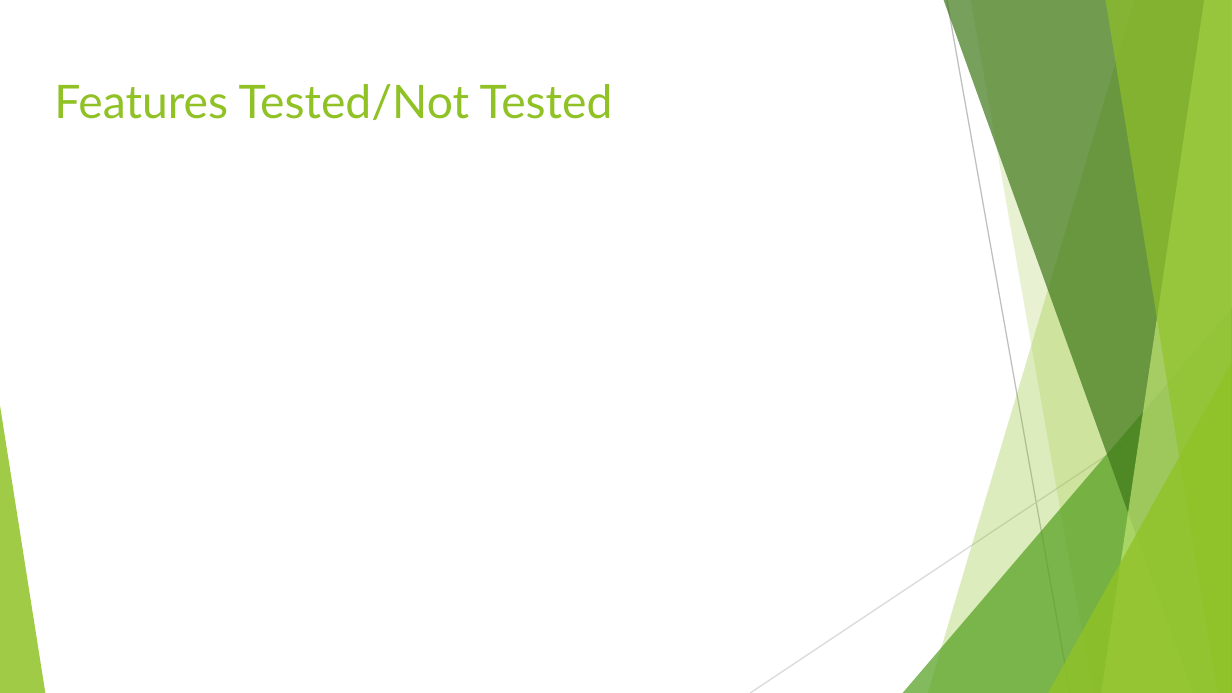
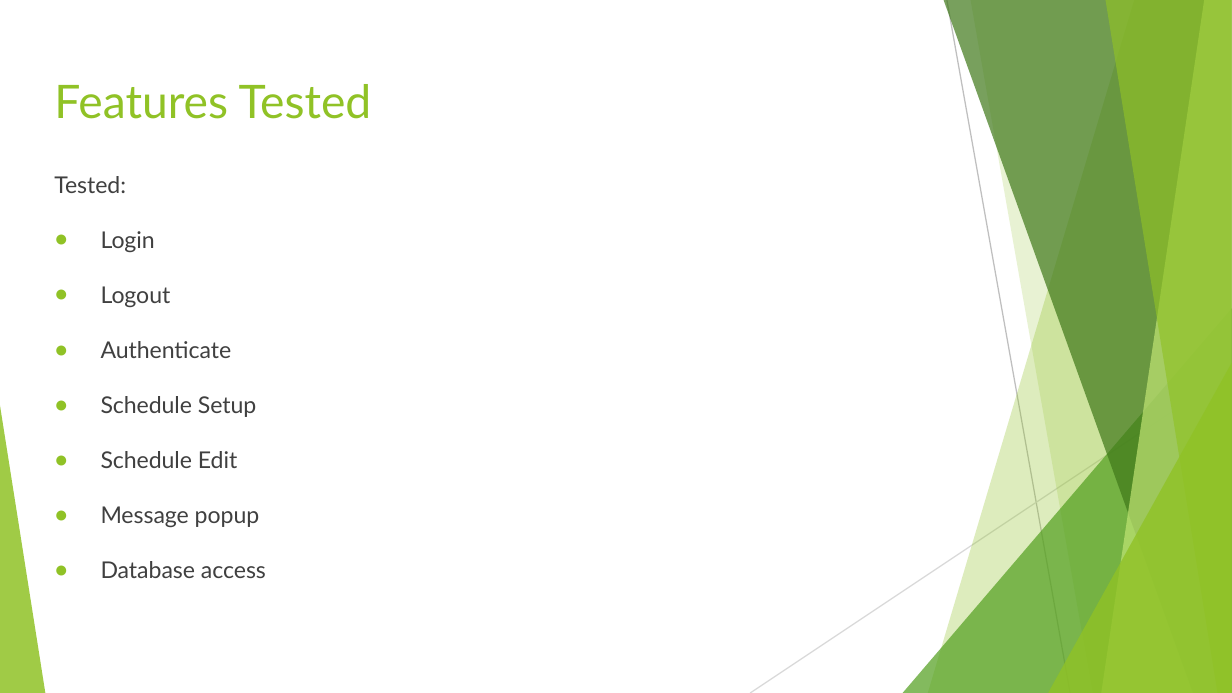
Before and after one commit to apere089/SoftTestT5, a slide deck: slide 9 of Presentation_1.pptx. Drawn at 1232x693 pixels with LibreOffice and Linux fonts; fonts in the diff are those of the drawing. Boxes give left, top, right and bottom in pixels: in the first picture for what was removed or moved away, otherwise in the second. Text is boxed around its words. In the diff, an @@ line names an element or a change of style, - is before the commit and + after.

Commit message:
Finished Presentation

```diff
--- a/Presentation_1.pptx
+++ b/Presentation_1.pptx
@@ title at <box>54,84,372,119</box>: text changed @@
-Features Tested/Not Tested
+Features Tested
@@ text added at <box>54,176,266,578</box>, 13.5 pt, text #404040 @@
+Tested:
+● Login
+● Logout
+● Authenticate
+● Schedule Setup
+● Schedule Edit
+● Message popup
+● Database access
```
Also in this commit, not shown: 6 other slides changed, 3 slides added, 2 slides removed.
